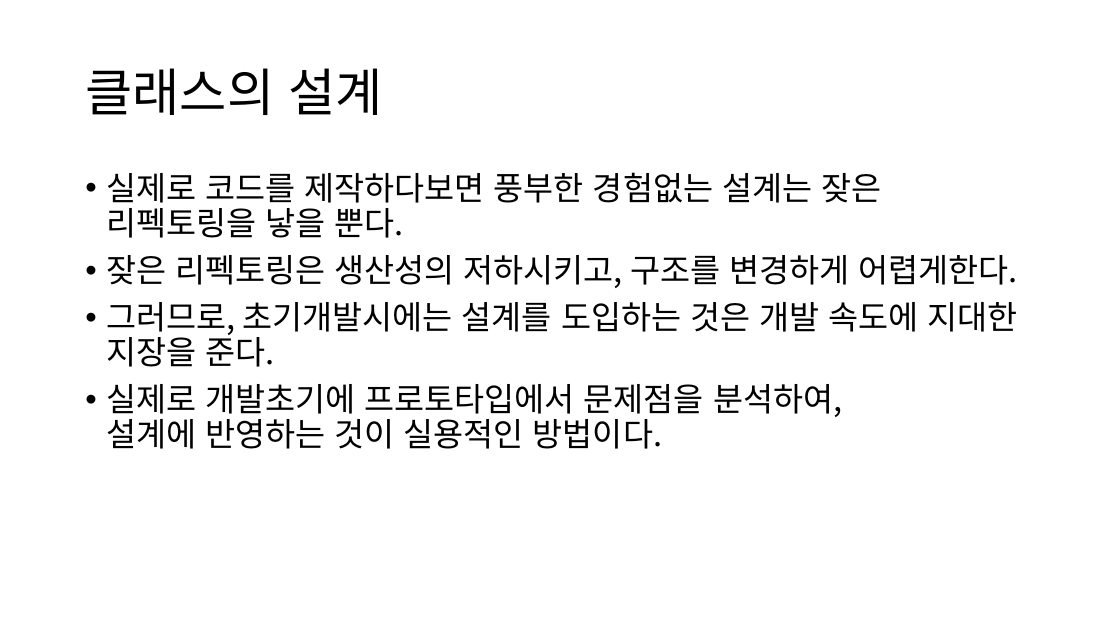
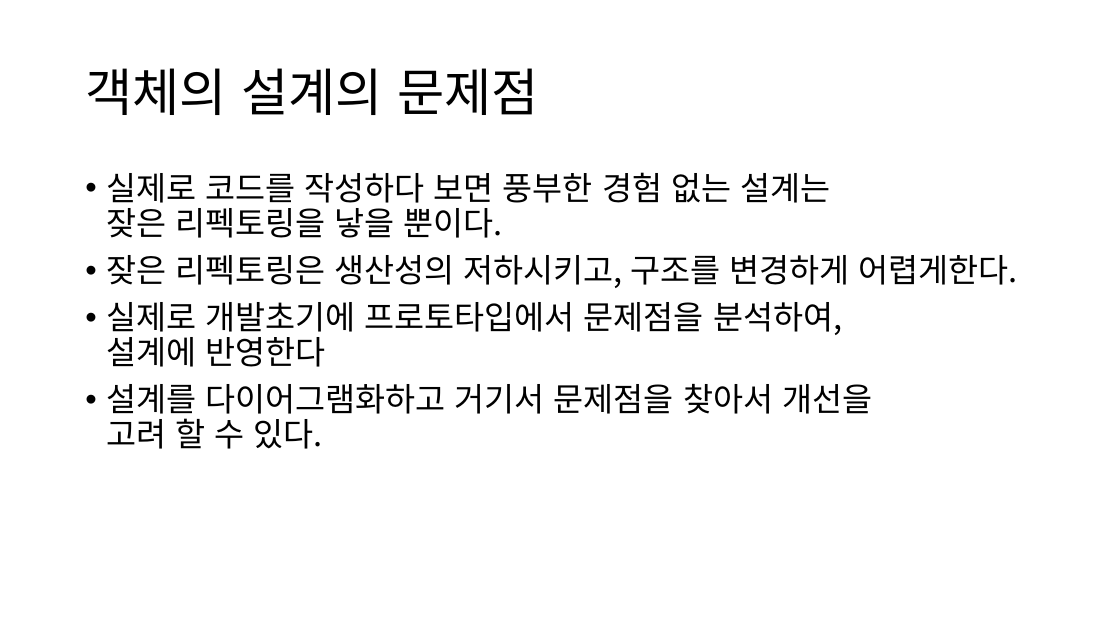
Before and after one commit to ShadowKingdoms/2021.G.D.T.C.-Programing-Designer-, a slide deck: slide 6 of GamePlatfromAppPrograming/Documents/실전 클래스의 활용!.pptx (slide 3 before the commit). Drawn at 1120x630 pixels with LibreOffice and Linux fonts; fonts in the diff are those of the drawing. Boxes give left, top, right and bottom in pixels: in the first picture for what was removed or moved away, otherwise in the second. Text is boxed around its words. In the diff, an @@ line names an element or a change of style, - is before the commit and + after.

```diff
--- a/GamePlatfromAppPrograming/Documents/실전 클래스의 활용!.pptx
+++ b/GamePlatfromAppPrograming/Documents/실전 클래스의 활용!.pptx
@@ title at [85, 68, 539, 115]: text changed @@
-클래스의 설계
+객체의 설계의 문제점
@@ text at [106, 172, 830, 238]: text changed @@
-• 실제로 코드를 제작하다보면 풍부한 경험없는 설계는 잦은 리펙토링을 낳을 뿐다.
+• 실제로 코드를 작성하다 보면 풍부한 경험 없는 설계는
+  잦은 리펙토링을 낳을 뿐이다.
@@ text at [106, 302, 872, 449]: text changed @@
-• 그러므로, 초기개발시에는 설계를 도입하는 것은 개발 속도에 지대한 지장을 준다.
-• 실제로 개발초기에 프로토타입에서 문제점을 분석하여,
-  설계에 반영하는 것이 실용적인 방법이다.
+• 실제로 개발초기에 프로토타입에서 문제점을 분석하여,
+  설계에 반영한다
+• 설계를 다이어그램화하고 거기서 문제점을 찾아서 개선을
+  고려 할 수 있다.
```
Also in this commit, not shown: 1 other slide changed, 4 slides added, 42 other files.
